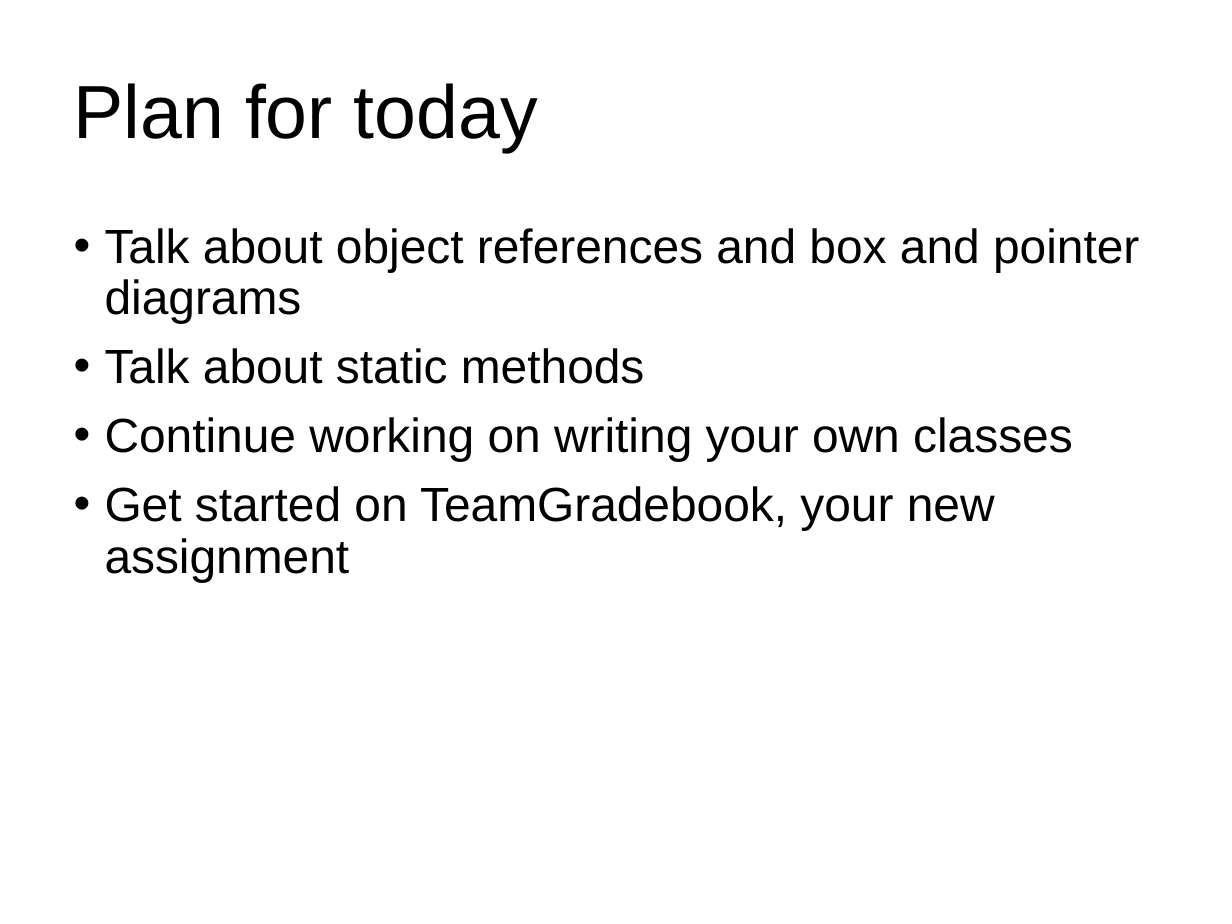
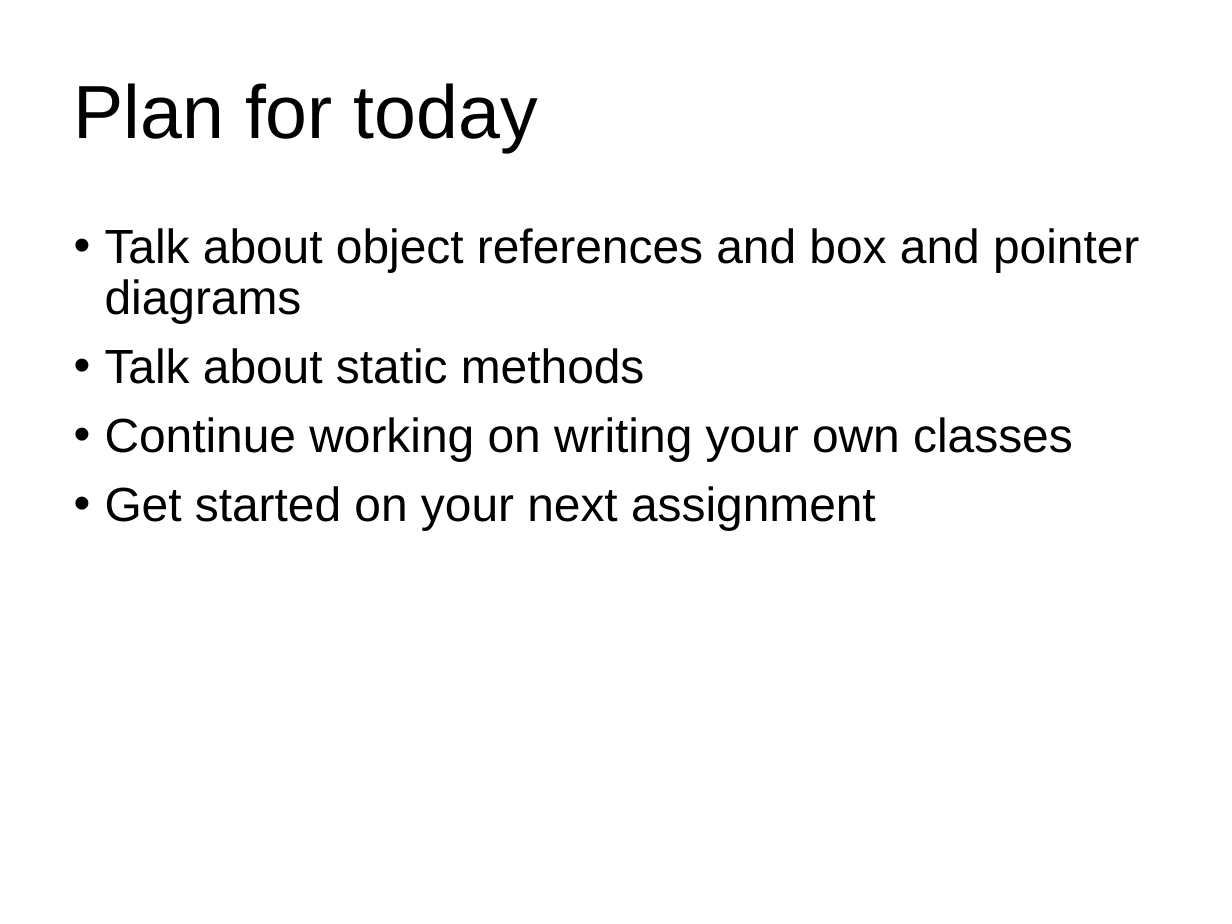
Before and after one commit to RHIT-CSSE/csse220, a slide deck: slide 2 of ClassMaterials/SimpleObjects/Slides/Classes and References.pptx. Drawn at 1232x924 pixels with LibreOffice and Linux fonts; fonts in the diff are those of the drawing. Boxes give left, top, right and bottom in pixels: in the first picture for what was removed or moved away, otherwise in the second. Text is boxed around its words. In the diff, an @@ line names an element or a change of style, - is before the commit and + after.

```diff
--- a/ClassMaterials/SimpleObjects/Slides/Classes and References.pptx
+++ b/ClassMaterials/SimpleObjects/Slides/Classes and References.pptx
@@ text at (105, 486, 876, 530): text changed @@
-• Get started on TeamGradebook, your new assignment
+• Get started on your next assignment
```
Also in this commit, not shown: 7 other slides changed, 3 slides added, 1 slide removed, 8 other files.
